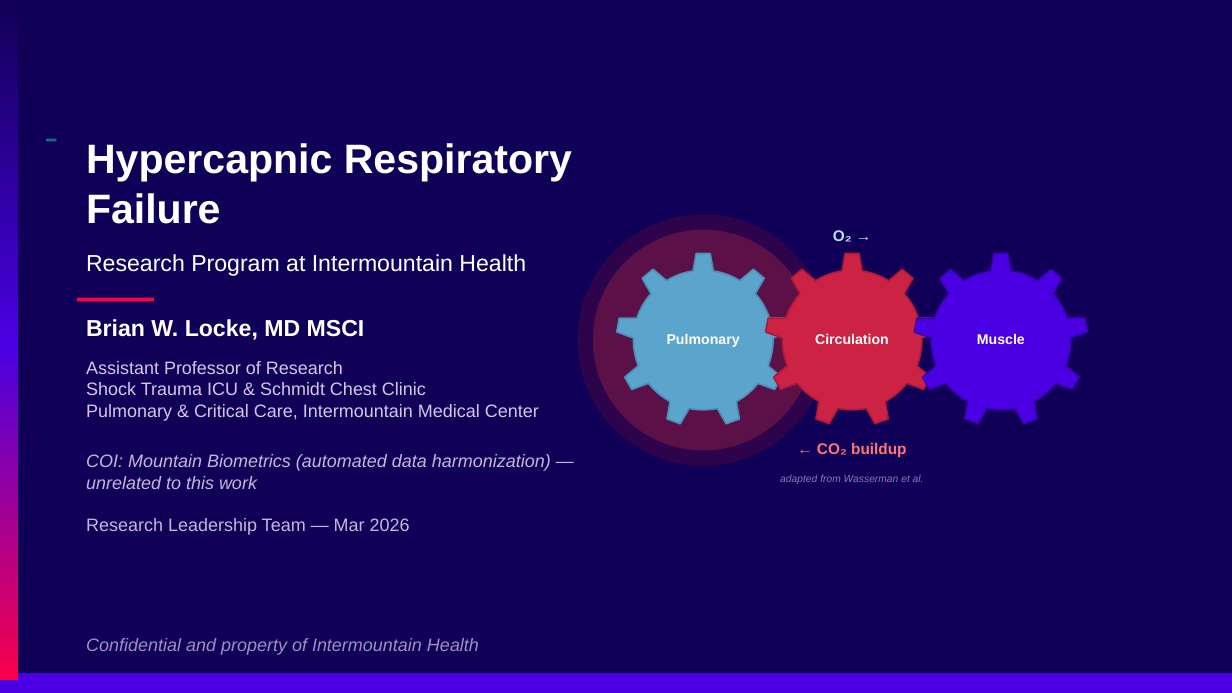
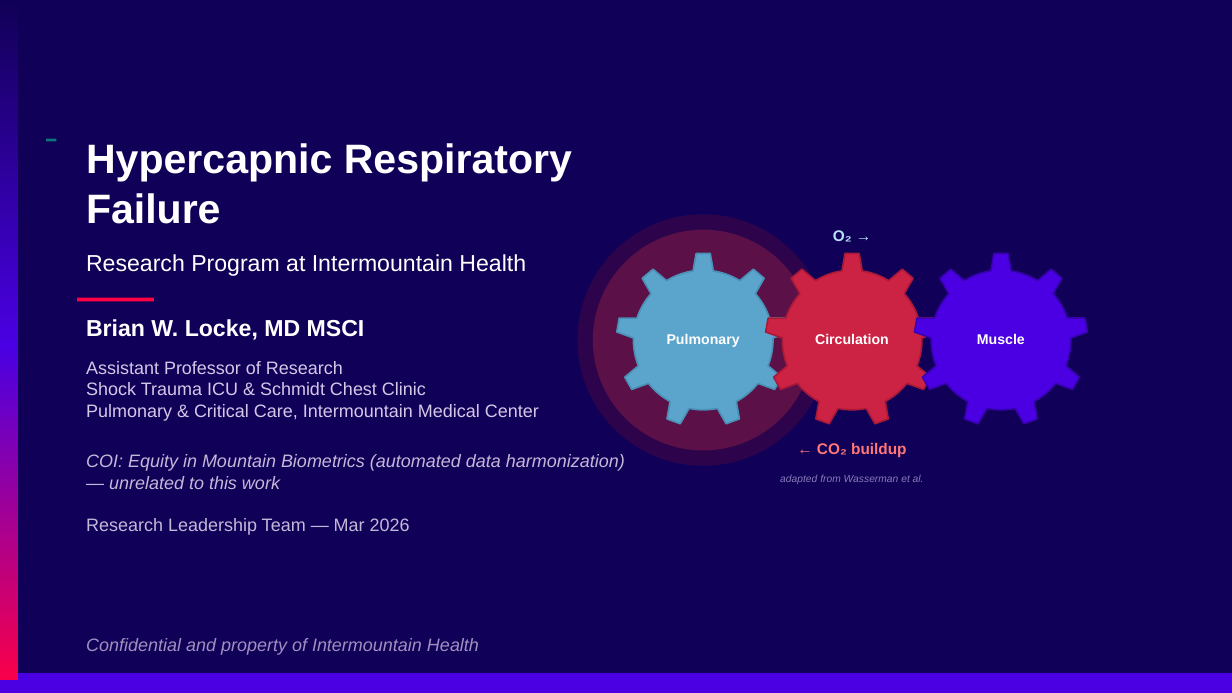
Before and after one commit to reblocke/clinical_talks, a slide deck: slide 1 of archive/Presentations/Locke Research Update Mar2026.pptx. Drawn at 1232x693 pixels with LibreOffice and Linux fonts; fonts in the diff are those of the drawing. Boxes give left, top, right and bottom in pixels: in the first picture for what was removed or moved away, otherwise in the second. Text is boxed around its words. In the diff, an @@ line names an element or a change of style, - is before the commit and + after.

```diff
--- a/archive/Presentations/Locke Research Update Mar2026.pptx
+++ b/archive/Presentations/Locke Research Update Mar2026.pptx
@@ text at (86, 454, 625, 489): text changed @@
-COI: Mountain Biometrics (automated data harmonization) — unrelated to this work
+COI: Equity in Mountain Biometrics (automated data harmonization) — unrelated to this work
```
Also in this commit, not shown: 1 other file.
